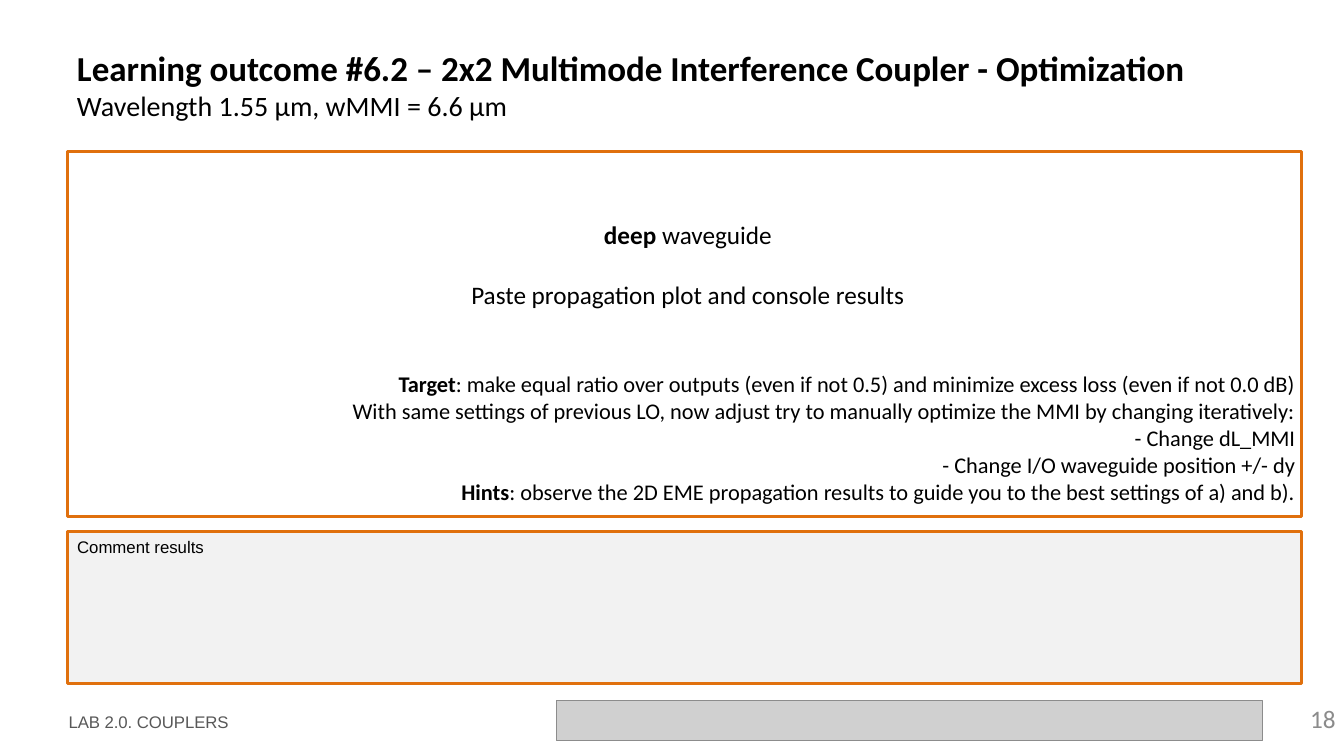
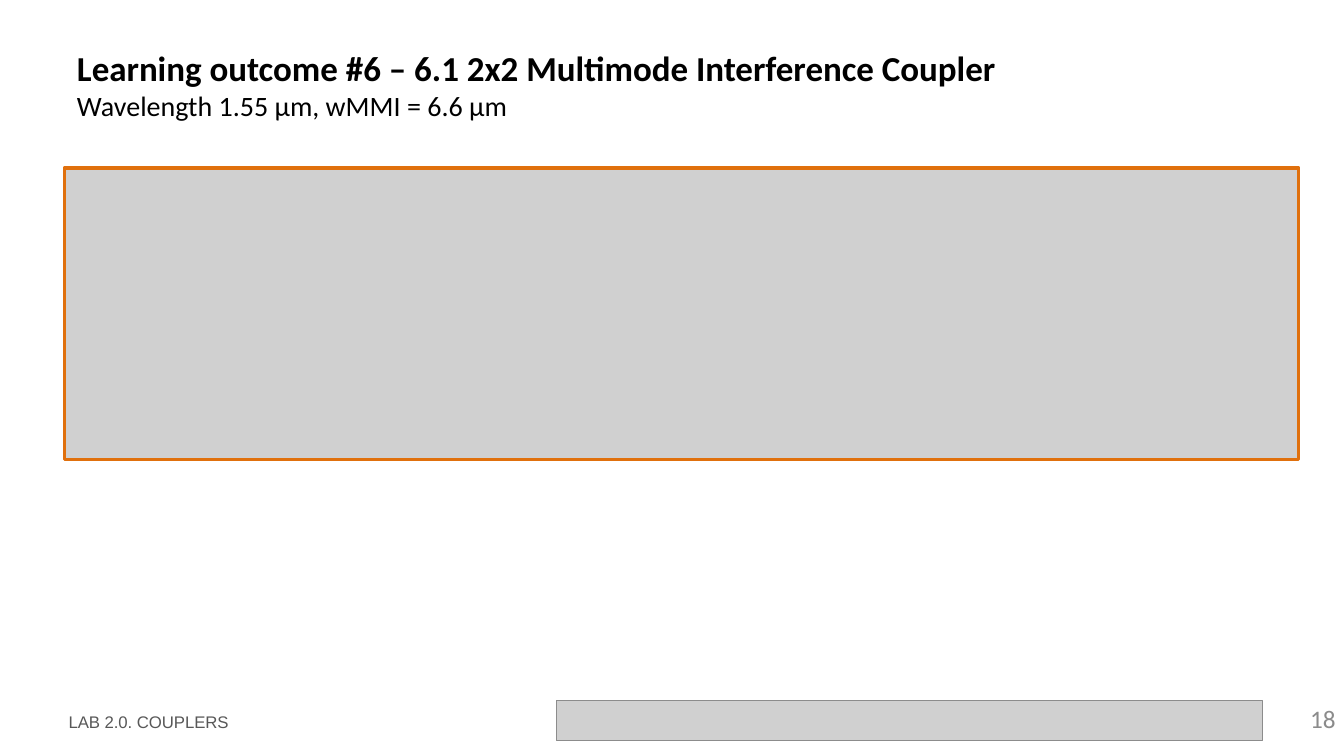
Before and after one commit to ltorjua/cifoin-lab2, a slide deck: slide 18 of LabBook_20.pptx. Drawn at 1344x756 pixels with LibreOffice and Linux fonts; fonts in the diff are those of the drawing; grey boxes stand for pictures; background and template pictures are left out. Boxes give left, top, right and bottom in pixels: in the first picture for what was removed or moved away, otherwise in the second. Text is boxed around its words. In the diff, an @@ line names an element or a change of style, - is before the commit and + after.

```diff
--- a/LabBook_20.pptx
+++ b/LabBook_20.pptx
@@ title at box(77, 56, 995, 121): text changed @@
-Learning outcome #6.2 – 2x2 Multimode Interference Coupler - Optimization
-Wavelength 1.55 µm, wMMI = 6.6 µm
+Learning outcome #6 – 6.1 2x2 Multimode Interference Coupler
+Wavelength 1.55 µm, wMMI = 6.6 µm
@@ picture added at box(65, 168, 1300, 460) @@
@@ rectangle removed at box(68, 152, 1303, 517) @@
@@ text removed at box(353, 226, 1295, 504) @@
-deep waveguide
-Paste propagation plot and console results
-Target: make equal ratio over outputs (even if not 0.5) and minimize excess loss (even if not 0.0 dB)
-With same settings of previous LO, now adjust try to manually optimize the MMI by changing iteratively:
-- Change dL_MMI
-- Change I/O waveguide position +/- dy
-Hints: observe the 2D EME propagation results to guide you to the best settings of a) and b).
@@ rectangle removed at box(68, 531, 1303, 684) @@
-Comment results
```
Also in this commit, not shown: 2 other slides changed, 2 slides added, 1 other file.
